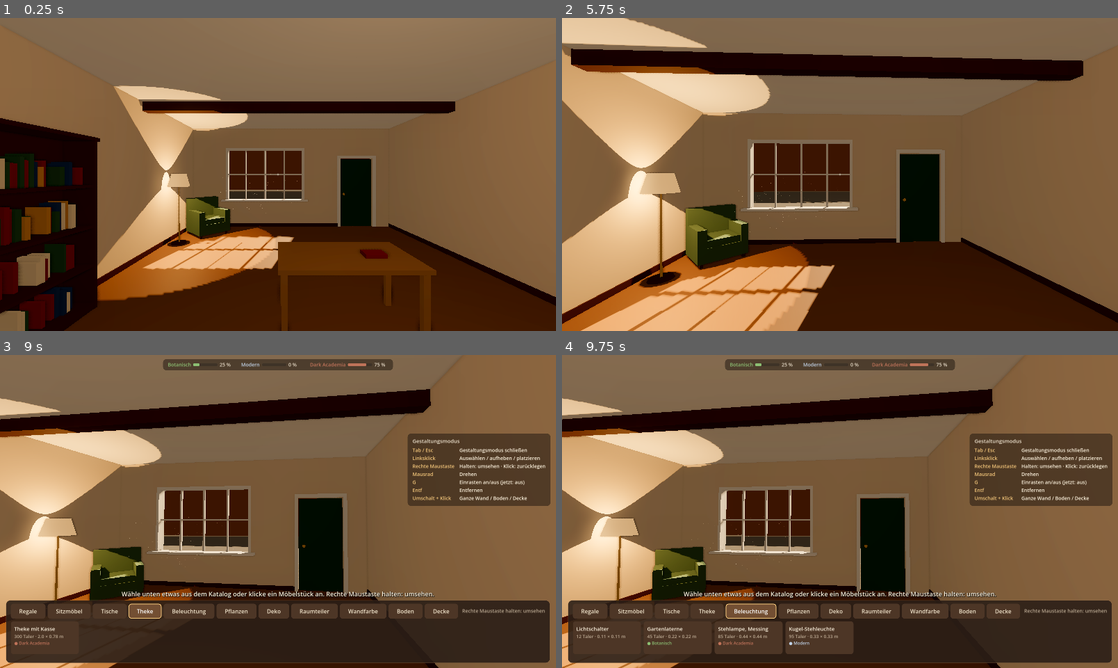
Above: before the commit, frames 1-4 (two rows, left to right).
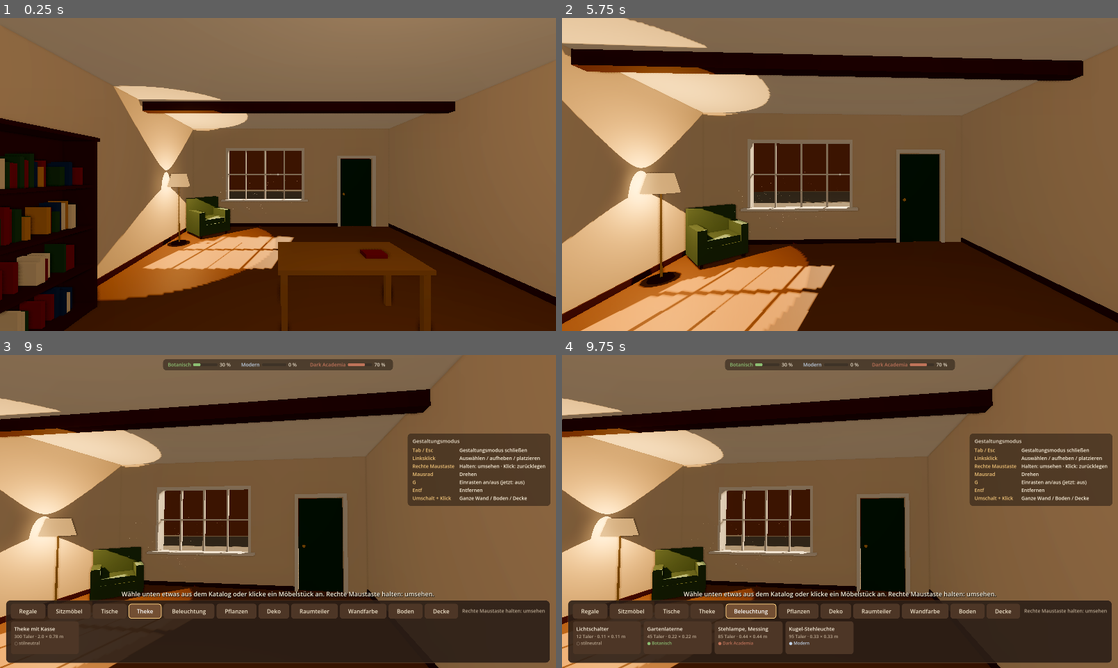
Above: after the commit, the same moments.

Repository: muschel99/Buecherei-Game
Game: Godot game, scene res://scenes/main.tscn
The game is run twice, just before and just after one commit, with the same random seed, the same clock (stepped at 60 frames per second) and the same inputs.
Inputs (mouse positions are in pixels of both pictures, inside the frame that each line leads up to):
- Up to frame 1 (0.25 s): no input
- Up to frame 2 (5.75 s): tap Enter at 0.5, 4.25 s; move the mouse to (867, 174) at 0.52 s; hold Delete (build_delete) 0.53-1.28 s; hold W (move_forward) from 0.53 s (still down); move the mouse to (812, 174) at 1.27 s; tap Shift (build_paint_all) at 1.35 s; move the mouse to (851, 168) at 2.02 s; press the mouse at (851, 168) at 2.03 s; tap Space at 2.75, 5 s; move the mouse to (834, 180) at 2.77 s; release the mouse at (834, 180) at 2.78 s; tap Mouse wheel up (build_rotate) at 2.85 s; move the mouse to (878, 177) at 3.52 s; hold Mouse wheel down (build_rotate_back) 3.53-4.28 s; move the mouse to (795, 171) at 4.27 s; tap G (build_toggle_grid) at 4.35 s; move the mouse to (845, 174) at 5.02 s; hold E (interact) from 5.03 s (still down)
- Up to frame 3 (9 s): tap Enter at 5.75 s; move the mouse to (255, 505) at 5.77 s; release W (move_forward) at 5.78 s; release E (interact) at 5.78 s; hold D (move_right) 5.78-6.5 s; tap Tab (toggle_build_mode) at 5.85 s; click "Regale" at 6.5 s; click "Sitzmöbel" at 7.25 s; click "Tische" at 8 s; click "Theke" at 8.75 s
- Up to frame 4 (9.75 s): click "Beleuchtung" at 9.5 s

Frames 1-2 are identical in both runs. In frame 3, less than 0.1% of the frame differs, in the area x 2-69%, y 2-93%; in frame 4, less than 0.1%.

Commit message:
Feinschliff Gestaltung, Teil 3: Stil-Merkmale überall freiwillig
- Objekte ohne Stil-Merkmal sind stilneutral und zählen nicht zur Stilberechnung
- Wandfarben, Böden und Decken haben wieder ein (freiwilliges) Stil-Feld;
  jede verwendete Oberfläche mit Stil zählt wie ein Möbelstück
- Alle bisherigen Oberflächen sowie Theke mit Kasse und Lichtschalter sind stilneutral
- Katalog zeigt "stilneutral" an

Co-Authored-By: Claude Opus 5.5 <noreply@anthropic.com>
Claude-Session: https://claude.ai/code/session_01Keur6F3CMQBeom8RpdfucG

Diff:
--- a/data/furniture/counter_register.tres
+++ b/data/furniture/counter_register.tres
@@ -9,6 +9,5 @@
 description = "Hier werden später Bücher abgestempelt."
 category = 3
 price = 300
-styles = 4
 scene_path = "res://scenes/furniture/counter.tscn"
 footprint = Vector2i(18, 7)
--- a/scripts/data/furniture_data.gd
+++ b/scripts/data/furniture_data.gd
@@ -32,7 +32,8 @@
 @export var category: Category = Category.DECO
 ## Preis in Talern (wird ab Etappe 5 abgezogen).
 @export var price: int = 0
-## Stil-Merkmale: eines oder mehrere Häkchen setzen.
+## Stil-Merkmale: eines oder mehrere Häkchen setzen. Ohne Häkchen ist das Objekt
+## stilneutral und zählt nicht zur Stilberechnung (z. B. Lichtschalter, Kasse).
 @export_flags("Botanisch:1", "Modern:2", "Dark Academia:4") var styles: int = 0
 ## Die Szene (.tscn) oder das 3D-Modell (.glb) des Möbelstücks.
 @export_file("*.tscn", "*.scn", "*.glb", "*.gltf") var scene_path: String = ""
--- a/scripts/data/surface_data.gd
+++ b/scripts/data/surface_data.gd
@@ -3,7 +3,9 @@
 ## Datenblatt für eine Wandfarbe, einen Bodenbelag oder eine Decke.
 ##
 ## Jede Datei in data/surfaces/ (Endung .tres) ist ein solches Datenblatt.
-## Wandfarben und Böden sind stilneutral: Sie zählen nicht zur Stilberechnung.
+## Stil-Merkmale sind freiwillig: Ohne Häkchen ist die Oberfläche stilneutral und zählt
+## nicht zur Stilberechnung. Besondere Designs (z. B. eine Holzvertäfelung) bekommen
+## Häkchen und zählen dann mit – jede verwendete Oberfläche wie ein Möbelstück.
 ## Das Aussehen steckt im Feld "material": Dort kann ein einfaches Material
 ## mit Farbe oder ein Material mit eigener Textur stehen.
 ## Anleitung: docs/ASSET_GUIDE.md, Abschnitt "Eigene Wandfarben und Böden".
@@ -19,6 +21,8 @@
 @export var kind: Kind = Kind.WALL
 ## Preis in Talern für den ganzen Raum (wird ab Etappe 5 abgezogen).
 @export var price: int = 0
+## Stil-Merkmale (freiwillig). Keine Häkchen = stilneutral.
+@export_flags("Botanisch:1", "Modern:2", "Dark Academia:4") var styles: int = 0
 ## Das Material, das auf Wände bzw. Boden gelegt wird.
 @export var material: Material
 ## Farbe des Farbfelds im Katalog.
--- a/scripts/rooms/room.gd
+++ b/scripts/rooms/room.gd
@@ -139,13 +139,33 @@
 	return HangKind.NONE
 
 
-## Anteil jedes Stils an allen Möbeln im Raum (siehe StyleTags.calculate_shares).
+## Anteil jedes Stils im Raum (siehe StyleTags.calculate_shares).
+## Stilneutrale Dinge (ohne Stil-Merkmal) zählen nicht mit.
 func get_style_shares() -> Dictionary:
 	var flags_list: Array[int] = []
 	for item in get_placed_furniture():
 		if item.data:
 			flags_list.append(item.data.styles)
+	# Wandfarben, Böden und Decken: jede verwendete Oberfläche mit Stil zählt einmal
+	for id in _get_used_surface_ids():
+		var surface := Catalog.get_surface(id)
+		if surface:
+			flags_list.append(surface.styles)
 	return StyleTags.calculate_shares(flags_list)
+
+
+## Alle Oberflächen (ids), die gerade irgendwo im Raum zu sehen sind.
+func _get_used_surface_ids() -> Array[String]:
+	var ids: Array[String] = []
+	var all_ids: Array[String] = []
+	for wall in _walls:
+		all_ids.append_array(wall.segment_ids)
+	for grid: PaintableGrid in _grids.values():
+		all_ids.append_array(grid.cell_ids)
+	for id in all_ids:
+		if not id.is_empty() and not ids.has(id):
+			ids.append(id)
+	return ids
 
 
 # --- Wände und Boden ---
--- a/scripts/ui/build_ui.gd
+++ b/scripts/ui/build_ui.gd
@@ -96,7 +96,7 @@
 	else:
 		for surface in Catalog.get_surfaces_of_kind(tab[2]):
 			var subtitle := "%d %s" % [surface.price, GameConfig.currency_name]
-			var card := _create_card(surface.display_name, subtitle, 0, "", surface.preview_color)
+			var card := _create_card(surface.display_name, subtitle, surface.styles, "", surface.preview_color)
 			card.pressed.connect(_build_mode.select_surface.bind(surface))
 			_add_card(surface, card)
 
@@ -146,6 +146,8 @@
 	style_row.add_theme_constant_override("separation", 8)
 	for style in StyleTags.to_list(styles):
 		style_row.add_child(_small_label("● " + StyleTags.get_display_name(style), 12, StyleTags.get_color(style)))
+	if styles == 0:
+		style_row.add_child(_small_label("○ stilneutral", 12, MUTED_COLOR))
 	box.add_child(style_row)
 	return card
 
